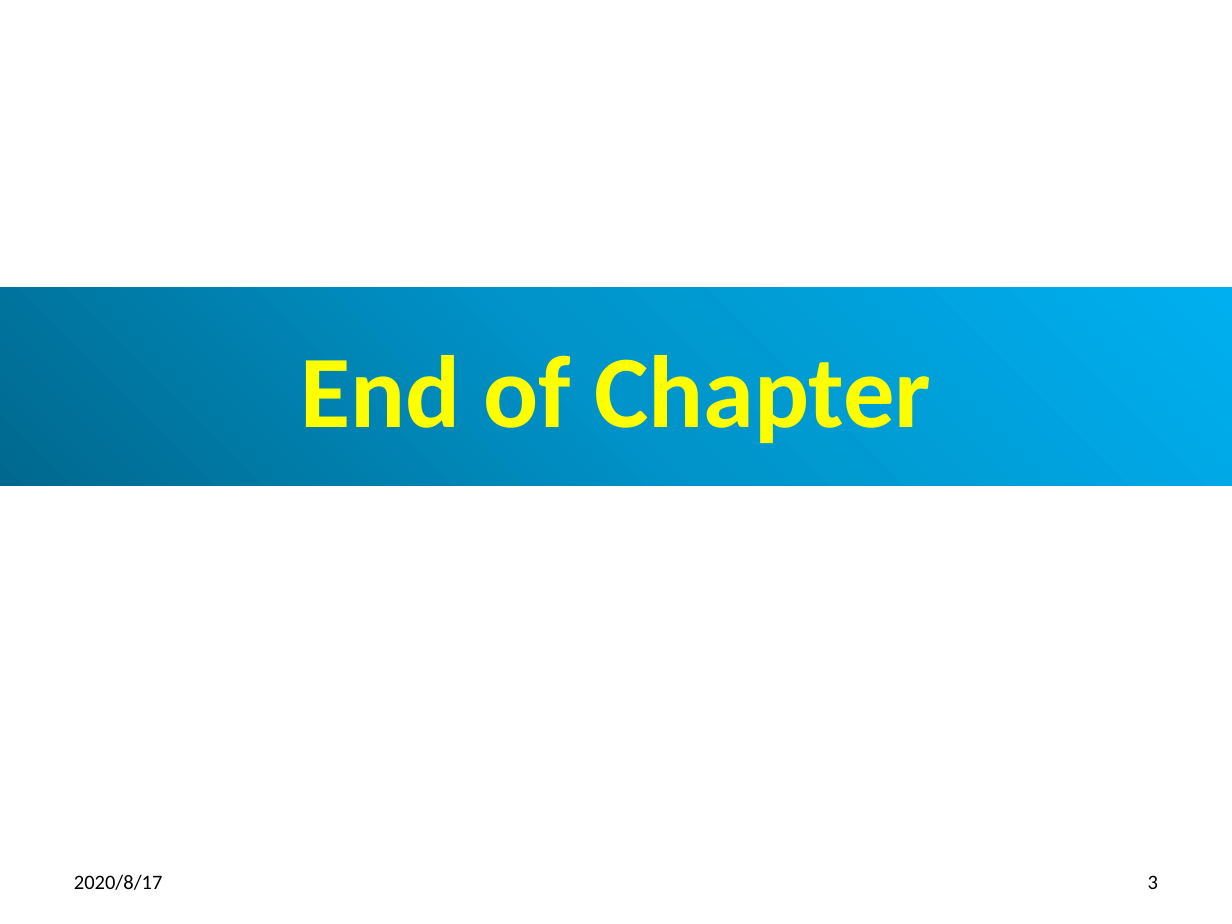
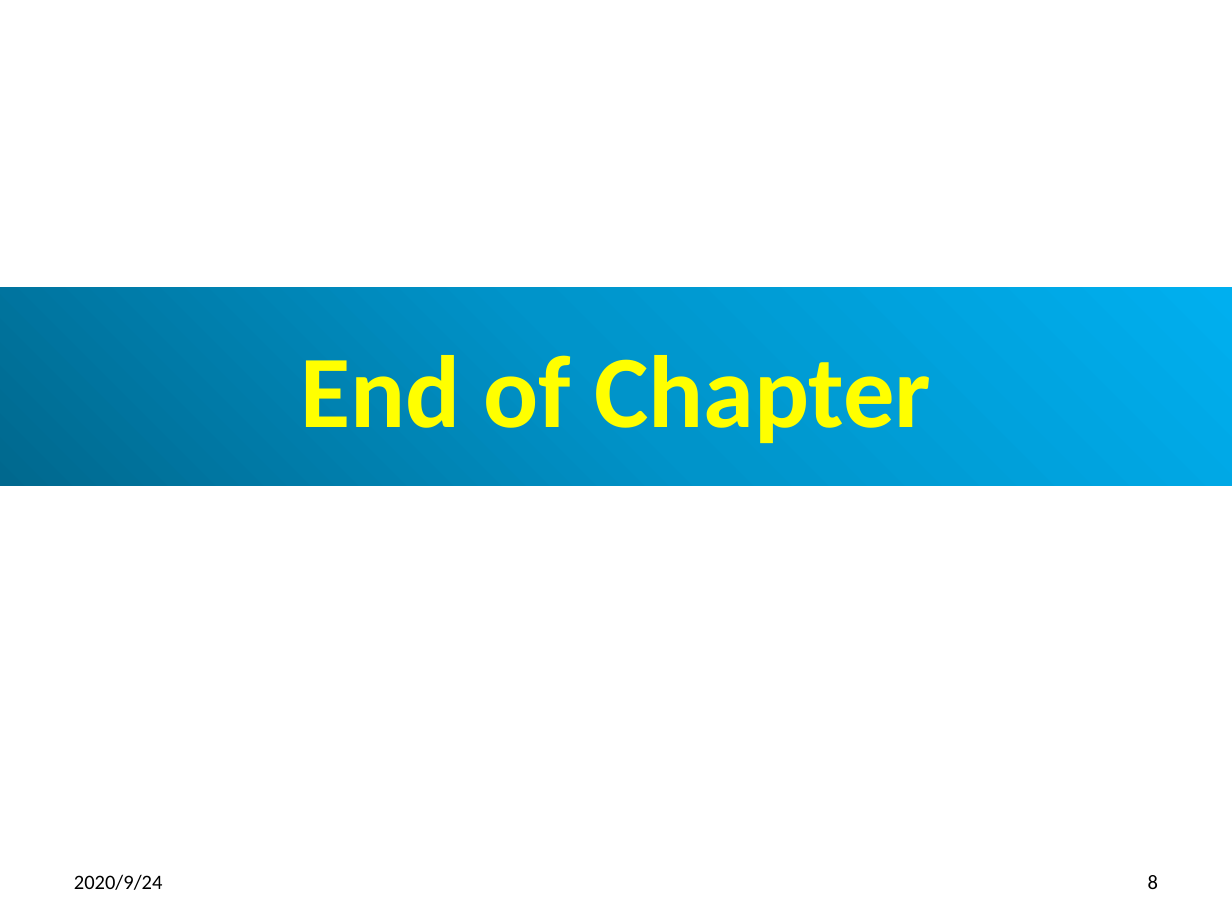
Before and after one commit to peterhchen/900_Python_ML_DS_DL, a slide deck: slide 8 of 001_intro.pptx (slide 3 before the commit). Drawn at 1232x924 pixels with LibreOffice and Linux fonts; fonts in the diff are those of the drawing. Boxes give left, top, right and bottom in pixels: in the first picture for what was removed or moved away, otherwise in the second. Text is boxed around its words. In the diff, an @@ line names an element or a change of style, - is before the commit and + after.

```diff
--- a/001_intro.pptx
+++ b/001_intro.pptx
@@ text at [74,874,163,890]: text changed @@
-2020/8/17
+2020/9/24
@@ page number at [1148,875,1158,889]: text changed @@
-3
+8
```
Also in this commit, not shown: 2 other slides changed, 5 slides added.
